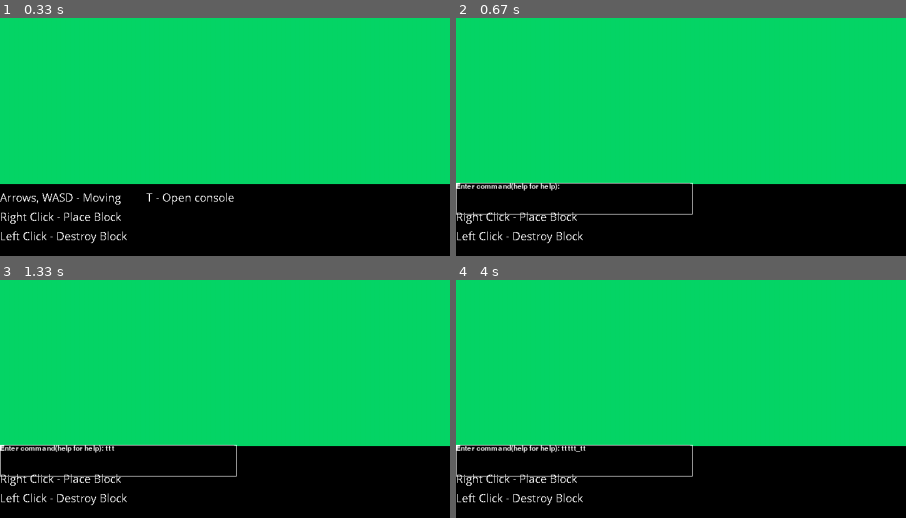
Above: before the commit, frames 1-4 (two rows, left to right).
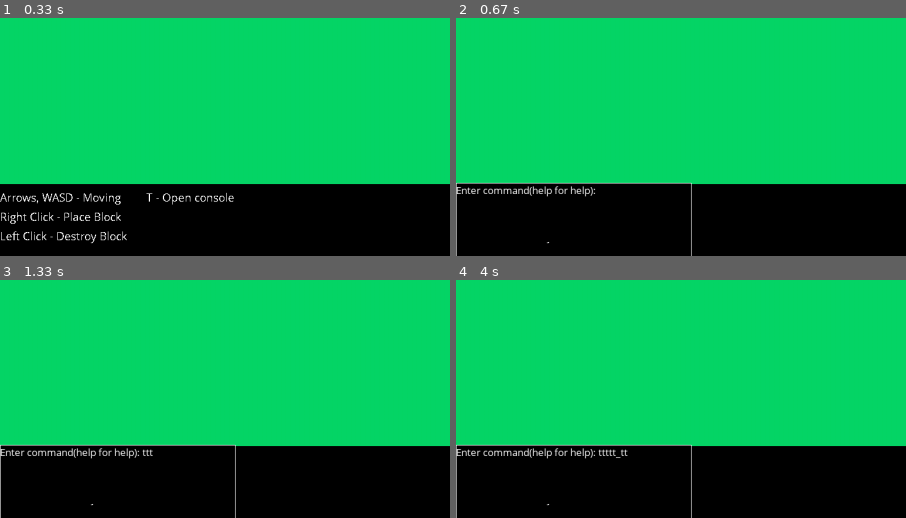
Above: after the commit, the same moments.

Repository: timaaos/PySocketGame
Game: pygame game, started from pygame_version.py
The game is run twice, just before and just after one commit, with the same random seed, the same clock (stepped at 60 frames per second) and the same inputs.
Inputs:
- Up to frame 1 (0.33 s): no input
- Up to frame 2 (0.67 s): tap T at 0.33 s
- Up to frame 3 (1.33 s): tap T at 0.73, 1.03, 1.23 s
- Up to frame 4 (4 s): tap T at 1.77, 2.32, 3.05, 3.73 s; tap - at 2.4 s
The pictures show only the part of the screen within x 0-50%, y 50-100%; the shares and areas given below are measured in that part.

Frame 1 is identical in both runs. In frame 2, 2.2% of the frame differs, in the area x 0-53%, y 69-100%; in frame 3, 2.3%; in frame 4, 2.4%.

Commit message:
Some graphic changes

Diff:
--- a/inputbox.py
+++ b/inputbox.py
@@ -36,15 +36,15 @@
 def display_box(screen, message):
     "Print a message in a box in the middle of the screen"
     setting = Settings()
-    fontobject = pygame.font.Font(None, 18)
+    fontobject = pygame.font.SysFont("Comic Sans MS", 18)
     pygame.draw.rect(screen, (0, 0, 0),
                      (0,
                       (setting.height - 165) - 10,
-                      400, 50), 0)
+                      401, 101), 0)
     pygame.draw.rect(screen, (255, 255, 255),
                      (0,
                       (setting.height - 165) - 10,
-                      404, 54), 1)
+                      402, 142), 1)
     if len(message) != 0:
         screen.blit(fontobject.render(message, 1, (255, 255, 255)),
                     (0,
